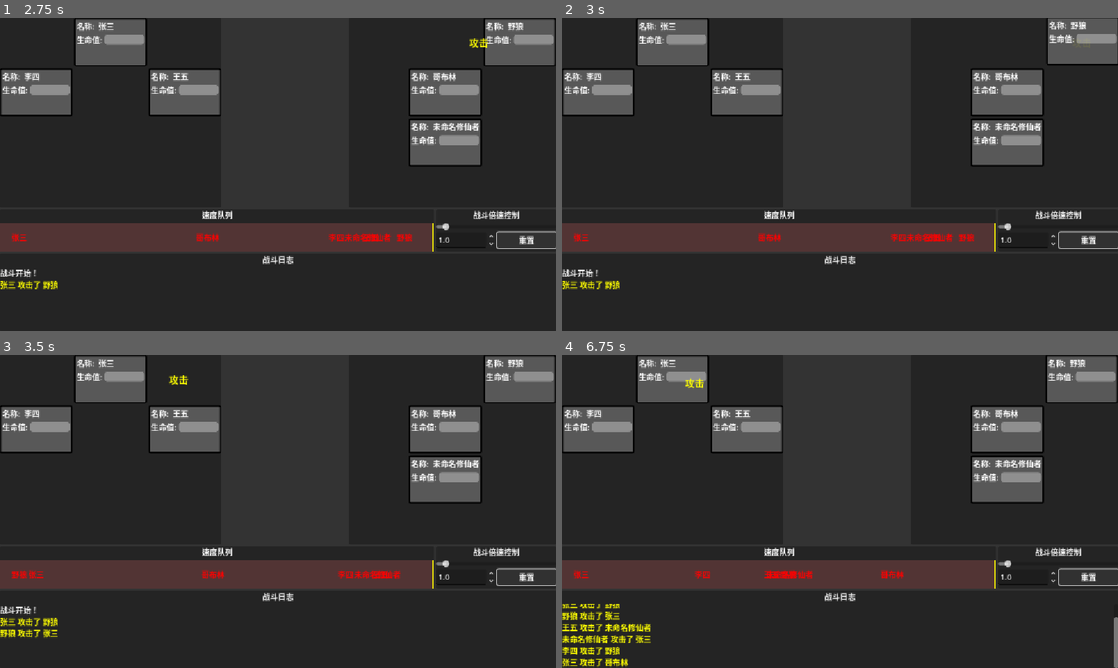
Above: before the commit, frames 1-4 (two rows, left to right).
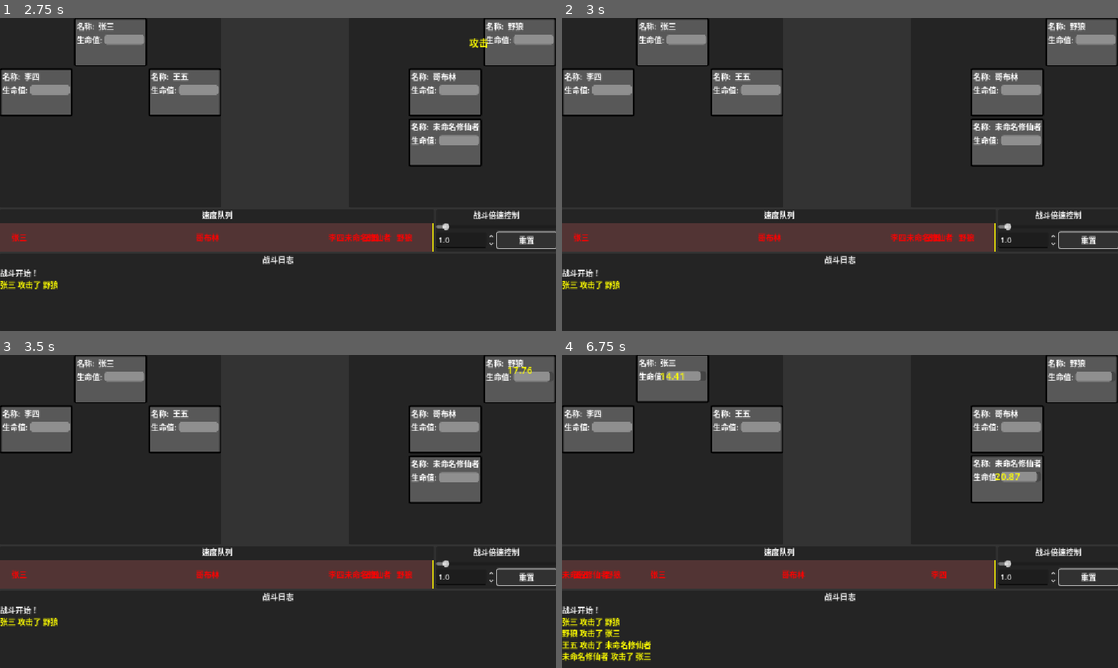
Above: after the commit, the same moments.

Repository: sevenyjl/Cultivation-Game
Game: Godot game, scene res://tscns/main.tscn
Same seed, same stepped clock (60 frames per second), same inputs: the game is played once before the commit and once after it.
Inputs:
- Up to frame 1 (2.75 s): click "重置" at 0.5 s; click "重置" at 1.25 s; click "重置" at 2 s
- Up to frame 2 (3 s): no input
- Up to frame 3 (3.5 s): no input
- Up to frame 4 (6.75 s): no input

Frame 1 is identical in both runs. In frame 2, 0.5% of the frame differs, in the area x 87-100%, y 0-16%; in frame 3, 0.8%; in frame 4, 3.4%, in the area x 0-100%, y 0-100%.

Commit message:
feat(战斗系统): 添加攻击防御属性和死亡信号处理
- 在BaseCultivation类中添加attack_stats和defense_stats属性
- 新增死亡信号用于处理角色死亡事件
- 重构攻击动画逻辑，分离伤害计算和抖动效果
- 添加死亡角色从速度队列中移除的逻辑
- 优化随机获取敌人/友队方法，只返回存活角色

Diff:
--- a/cultivation-godot/entity/Base修仙者.gd
+++ b/cultivation-godot/entity/Base修仙者.gd
@@ -18,6 +18,12 @@
 
 # 速度系统（使用固定值类管理）
 var speed_stats: RandomValue
+
+# 攻击力
+var attack_stats: RandomValue
+
+# 防御力
+var defense_stats: RandomValue
 
 # 修炼境界
 enum CultivationRealm {
@@ -34,6 +40,8 @@
 }
 
 @export var realm: CultivationRealm = CultivationRealm.FANREN
+
+signal 死亡(攻击角色:BaseCultivation,死亡角色:BaseCultivation)
 
 func _init() -> void:
 	if hp_stats == null:
@@ -51,7 +59,20 @@
 		speed_stats.min_growth = 5
 		speed_stats.max_growth = 10
 		speed_stats.growth_factor = 5
-
+	if attack_stats == null:
+		attack_stats = RandomValue.new()
+		attack_stats.min_value = 20
+		attack_stats.max_value = 30
+		attack_stats.min_growth = 5
+		attack_stats.max_growth = 10
+		attack_stats.growth_factor = 5
+	if defense_stats == null:
+		defense_stats = RandomValue.new()
+		defense_stats.min_value = 0
+		defense_stats.max_value = 10
+		defense_stats.min_growth = 1
+		defense_stats.max_growth = 3
+		defense_stats.growth_factor = 2
 
 # 获取境界名称
 func get_realm_name() -> String:
@@ -85,14 +106,6 @@
 		return "凡人"
 	else:
 		return get_realm_name() + "第" + str(realm_level) + "层"
-
-# 死亡
-func die():
-	print(name_str + " 已死亡！")
-
-# 检查是否存活
-func is_alive() -> bool:
-	return hp_stats.get_current_value() > 0
 
 # 升级
 func level_up():
@@ -220,3 +233,18 @@
 
 static func 随机生成修仙者()->BaseCultivation:
 	return null
+
+#region 属性变化方法
+func 应用伤害(damage: float,造成角色:BaseCultivation):
+	# 应用伤害到目标
+	hp_stats.current_value=(hp_stats.get_current_value() - damage)
+	if !是否存活():
+		死亡.emit(造成角色,self)
+
+
+#endregion 属性变化方法
+#region 相关判断方法
+# 检查是否存活
+func 是否存活() -> bool:
+	return hp_stats.get_current_value() > 0
+#endregion 相关判断方法
--- a/cultivation-godot/tscns/战斗UI.gd
+++ b/cultivation-godot/tscns/战斗UI.gd
@@ -95,8 +95,21 @@
 	team_list.add_child(empty_component)
 	return empty_component
 
+func _on_死亡_sinal(攻击者:BaseCultivation,死亡者:BaseCultivation):
+	# 从速度队列中移除死亡者
+	_移除速度队列(死亡者)
+	pass
+
+func _信号移除(character_data:BaseCultivation):
+	# 如果BaseCultivation有死亡信号，则解除连接
+	if character_data.死亡.is_connected(_on_死亡_sinal.bind()):
+		character_data.死亡.disconnect(_on_死亡_sinal.bind())
 
 func create_character_component(character_data:BaseCultivation,team_list:Control):
+	_信号移除(character_data)
+	# 绑定死亡信号到处理函数
+	character_data.死亡.connect(_on_死亡_sinal.bind())
+
 	# 实例化人员战斗信息组件
 	var character_component = CHARACTER_COMPONENT_SCENE.instantiate()
 	# 设置组件数据
@@ -108,7 +121,7 @@
 	team_list.add_child(character_component)
 	初始化速度队列(character_component)
 	return character_component
-
+#region 攻击相关
 func 开始攻击(character_data):
 	# print("开始攻击")
 	_是否处理速度队列=false
@@ -129,9 +142,69 @@
 		_是否处理速度队列=true
 	# print("攻击结束")
 
-#region 动画
+func 伤害动画(attacker_component:Control, target_component:Control)->Tween:
+	var tween = create_tween()
+	# 获取攻击者和目标的人物数据
+	var attacker_data = character_data_map[attacker_component]
+	var target_data = character_data_map[target_component]
+	var attack_power = attacker_data.attack_stats.get_current_value()
+	var defense_power = target_data.defense_stats.get_current_value()
+	# 计算伤害值（攻击值 - 防御值）
+	var damage = max(1, roundf((attack_power - defense_power) * 100) / 100)
+	# 应用伤害到目标
+	target_data.应用伤害(damage,attacker_data)
+	# 计算目标的可见位置
+	var end_pos = _get_visible_position(target_component)
+
+	# 创建伤害Label节点
+	var damage_label = Label.new()
+	damage_label.text = str(damage)
+	damage_label.add_theme_color_override("font_color", Color(1, 1, 0)) # 低伤害黄色
+	damage_label.add_theme_font_size_override("font_size", 20)
+	damage_label.horizontal_alignment = HORIZONTAL_ALIGNMENT_CENTER
+	damage_label.vertical_alignment = VERTICAL_ALIGNMENT_CENTER
+	damage_label.size = Vector2(60, 30)
+	# 添加到场景根节点
+	add_child(damage_label)
+	# 初始时隐藏伤害标签，等待攻击动画完成后再显示
+	damage_label.modulate.a = 0.0
+	damage_label.global_position = end_pos - Vector2(damage_label.size.x / 2, damage_label.size.y / 2)
+
+	tween.tween_property(damage_label, "modulate:a", 1.0, 0.1 / 倍速).from(0.0)
+	# 伤害标签向上浮动
+	tween.tween_property(damage_label, "global_position",
+		damage_label.global_position - Vector2(0, 30), 0.6 / 倍速)
+	# 最后淡出
+	tween.tween_property(damage_label, "modulate:a", 0.0, 0.2 / 倍速)
+	tween.finished.connect(func():
+		if is_instance_valid(damage_label):
+			damage_label.queue_free()
+	)
+	return tween
+
+func 被攻击抖动动画(target_component:Control)->Tween:
+	var tween = create_tween()
+	tween.tween_property(target_component, "position", target_component.position + Vector2(5, 0), 0.05 / 倍速) # 右移
+	tween.tween_property(target_component, "position", target_component.position - Vector2(5, 0), 0.05 / 倍速) # 左移
+	tween.tween_property(target_component, "position", target_component.position + Vector2(0, 3), 0.05 / 倍速) # 上移
+	tween.tween_property(target_component, "position", target_component.position - Vector2(0, 3), 0.05 / 倍速) # 下移
+	tween.tween_property(target_component, "position", target_component.position, 0.05 / 倍速) # 恢复原位
+	return tween
+
 # 创建攻击动画
 func 创建攻击动画(attacker_component:Control, target_component:Control):
+	# 创建攻击Label节点
+	var attack_tween = 攻击动画(attacker_component, target_component)
+	attack_tween.finished.connect(func():
+		var damage_tween = 伤害动画(attacker_component, target_component)
+		var 被攻击抖动动画_tween = 被攻击抖动动画(target_component)
+		await 被攻击抖动动画_tween.finished
+		await damage_tween.finished
+		_是否处理速度队列 = true
+	)
+
+func 攻击动画(attacker_component:Control, target_component:Control)->Tween:
+	var tween = create_tween()
 	# 创建攻击Label节点
 	var attack_label = Label.new()
 	attack_label.text = "攻击"
@@ -140,53 +213,22 @@
 	attack_label.horizontal_alignment = HORIZONTAL_ALIGNMENT_CENTER
 	attack_label.vertical_alignment = VERTICAL_ALIGNMENT_CENTER
 	attack_label.size = Vector2(60, 30)
-
 	# 添加到场景根节点（确保能覆盖所有UI元素）
 	add_child(attack_label)
-
 	# 计算攻击者和目标的可见位置，考虑滚动容器的可视区域
 	var start_pos = _get_visible_position(attacker_component)
 	var end_pos = _get_visible_position(target_component)
-
 	# 设置攻击标签的初始位置
 	attack_label.global_position = start_pos - Vector2(attack_label.size.x / 2, attack_label.size.y / 2)
-
-	# 创建Tween动画 - 攻击移动动画
-	var tween = create_tween()
-
 	# 攻击动画：移动效果 - 先执行移动，受倍速影响
 	tween.tween_property(attack_label, "global_position", end_pos - Vector2(attack_label.size.x / 2, attack_label.size.y / 2), 0.5 / 倍速)
-
-	# 移动完成后，触发回调函数执行并行的淡出和抖动动画
-	tween.tween_callback(func():
-		# 创建淡出动画，受倍速影响
-		var fade_tween = create_tween()
-		fade_tween.tween_property(attack_label, "modulate:a", 0.0, 0.2 / 倍速).from(1.0)
-
-		# 创建抖动动画 - 与淡出并行执行，受倍速影响
-		var shake_tween = create_tween()
-
-		# 保存目标原始位置
-		var original_position = target_component.position
-
-		# 快速抖动效果：左右上下小幅度移动，受倍速影响
-		shake_tween.tween_property(target_component, "position", original_position + Vector2(5, 0), 0.05 / 倍速) # 右移
-		shake_tween.tween_property(target_component, "position", original_position + Vector2(-8, 0), 0.05 / 倍速) # 左移
-		shake_tween.tween_property(target_component, "position", original_position + Vector2(5, 0), 0.05 / 倍速) # 右移
-		shake_tween.tween_property(target_component, "position", original_position + Vector2(0, -3), 0.05 / 倍速) # 上移
-		shake_tween.tween_property(target_component, "position", original_position + Vector2(0, 3), 0.05 / 倍速) # 下移
-		shake_tween.tween_property(target_component, "position", original_position, 0.05 / 倍速) # 恢复原位
-
-		# 监听淡出动画完成
-		fade_tween.finished.connect(func():
-			# 等待淡出动画完成后移除节点
-			if is_instance_valid(attack_label):
-				attack_label.queue_free()
-
-			# 标记可以处理下一个动画
-			_是否处理速度队列 = true
-		)
+	# 创建淡出动画，受倍速影响
+	tween.tween_property(attack_label, "modulate:a", 0.0, 0.2 / 倍速).from(1.0)
+	tween.finished.connect(func ():
+		if is_instance_valid(attack_label):
+			attack_label.queue_free()
 	)
+	return tween
 
 # 获取考虑滚动容器可视区域的组件位置
 func _get_visible_position(component: Control) -> Vector2:
@@ -228,6 +270,14 @@
 	name_label.position = Vector2(10, 15)
 	# 使用缓存的节点引用
 	CharacterNamesContainer.add_child(name_label)
+
+func _移除速度队列(character_data:BaseCultivation):
+	# 从速度队列中移除死亡者的名称标签
+	for label in CharacterNamesContainer.get_children():
+		if label.text == character_data.name_str:
+			label.queue_free()
+			break
+
 func _速度队列处理(delta: float):
 	if not _是否处理速度队列:
 		return
@@ -314,14 +364,18 @@
 	var enemies = []
 	if _是否为玩家队伍(character_component):
 		for i in EnemyTeamList.get_children():
-			# 只添加有角色占据的组件
-			if i.has_meta("is_occupied") and i.get_meta("is_occupied"):
-				enemies.append(i)
+			# 只添加有角色占据且存活的组件
+			if i.has_meta("is_occupied") and i.get_meta("is_occupied") and character_data_map.has(i):
+				var enemy_data = character_data_map[i]
+				if enemy_data.hp_stats.get_current_value() > 0:
+					enemies.append(i)
 	else:
 		for i in PlayerTeamList.get_children():
-			# 只添加有角色占据的组件
-			if i.has_meta("is_occupied") and i.get_meta("is_occupied"):
-				enemies.append(i)
+			# 只添加有角色占据且存活的组件
+			if i.has_meta("is_occupied") and i.get_meta("is_occupied") and character_data_map.has(i):
+				var enemy_data = character_data_map[i]
+				if enemy_data.hp_stats.get_current_value() > 0:
+					enemies.append(i)
 	enemies.shuffle()
 	return enemies.slice(0, number)
 
@@ -329,14 +383,18 @@
 	var players = []
 	if _是否为玩家队伍(character_component):
 		for i in PlayerTeamList.get_children():
-			# 只添加有角色占据的组件
-			if i.has_meta("is_occupied") and i.get_meta("is_occupied"):
-				players.append(i)
+			# 只添加有角色占据且存活的组件
+			if i.has_meta("is_occupied") and i.get_meta("is_occupied") and character_data_map.has(i):
+				var player_data = character_data_map[i]
+				if player_data.hp_stats.get_current_value() > 0:
+					players.append(i)
 	else:
 		for i in EnemyTeamList.get_children():
-			# 只添加有角色占据的组件
-			if i.has_meta("is_occupied") and i.get_meta("is_occupied"):
-				players.append(i)
+			# 只添加有角色占据且存活的组件
+			if i.has_meta("is_occupied") and i.get_meta("is_occupied") and character_data_map.has(i):
+				var player_data = character_data_map[i]
+				if player_data.hp_stats.get_current_value() > 0:
+					players.append(i)
 	players.shuffle()
 	return players.slice(0, number)
 #endregion
